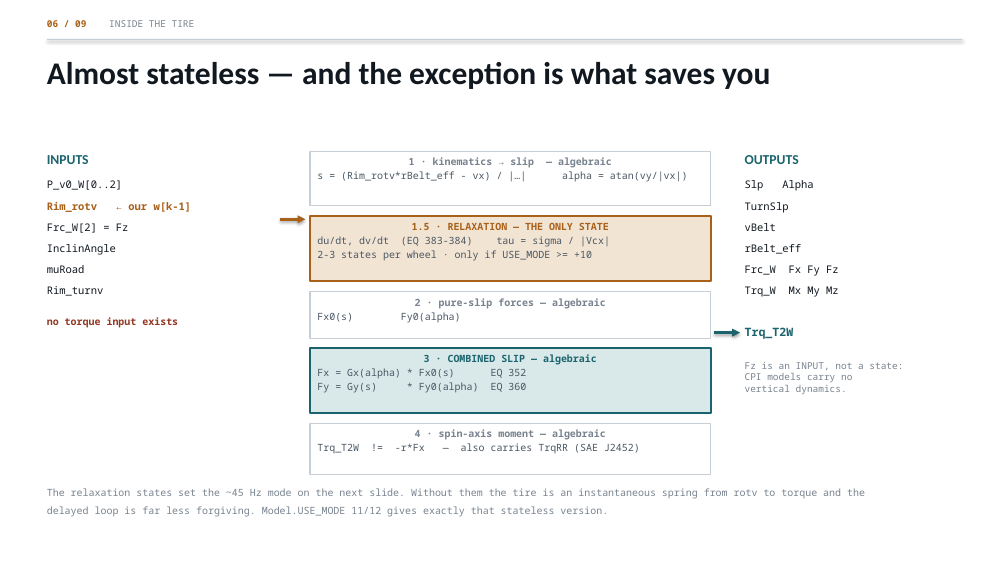
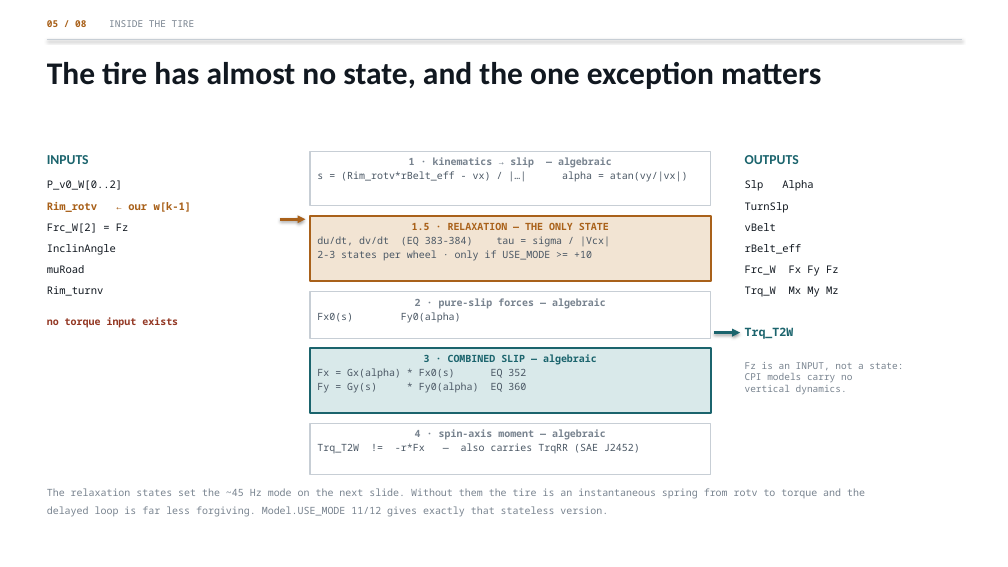
Before and after one commit to ORNL-Real-Sim/FIXS, a slide deck: slide 5 of doc/xil/AxleDynoCarMakerCoupling.pptx (slide 6 before the commit). Drawn at 1008x567 pixels with LibreOffice and Linux fonts; fonts in the diff are those of the drawing. Boxes give left, top, right and bottom in pixels: in the first picture for what was removed or moved away, otherwise in the second. Text is boxed around its words. In the diff, an @@ line names an element or a change of style, - is before the commit and + after.

```diff
--- a/doc/xil/AxleDynoCarMakerCoupling.pptx
+++ b/doc/xil/AxleDynoCarMakerCoupling.pptx
@@ text at bbox=[47, 62, 821, 89]: text changed @@
-Almost stateless — and the exception is what saves you
+The tire has almost no state, and the one exception matters
```
Also in this commit, not shown: 5 other slides changed, 1 slide added, 2 slides removed, 2 other files.
